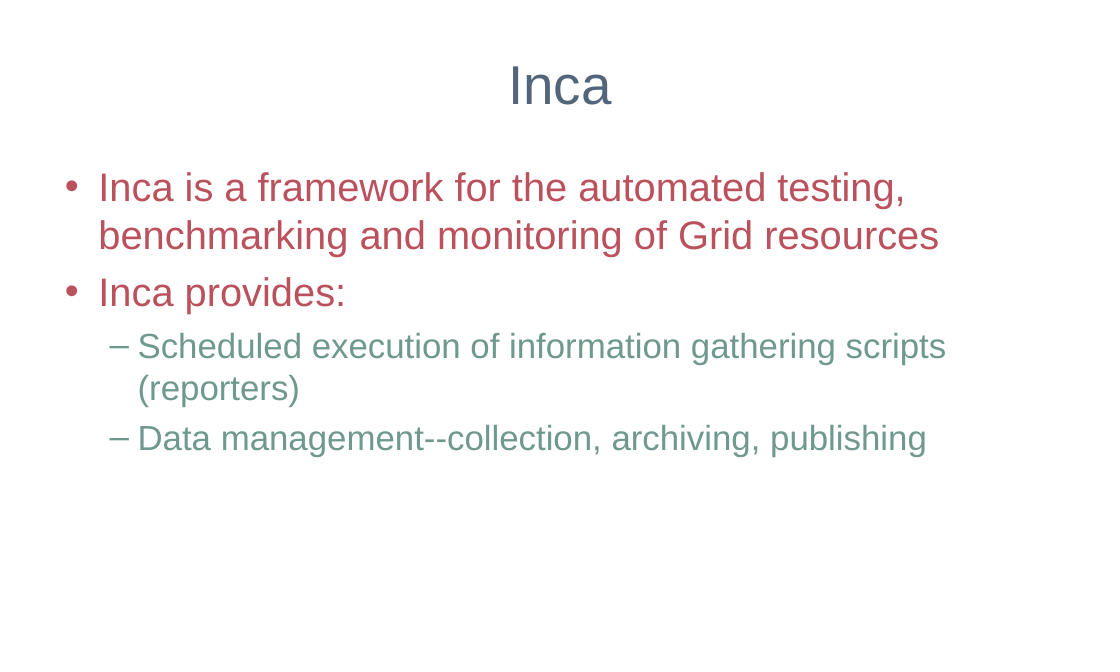
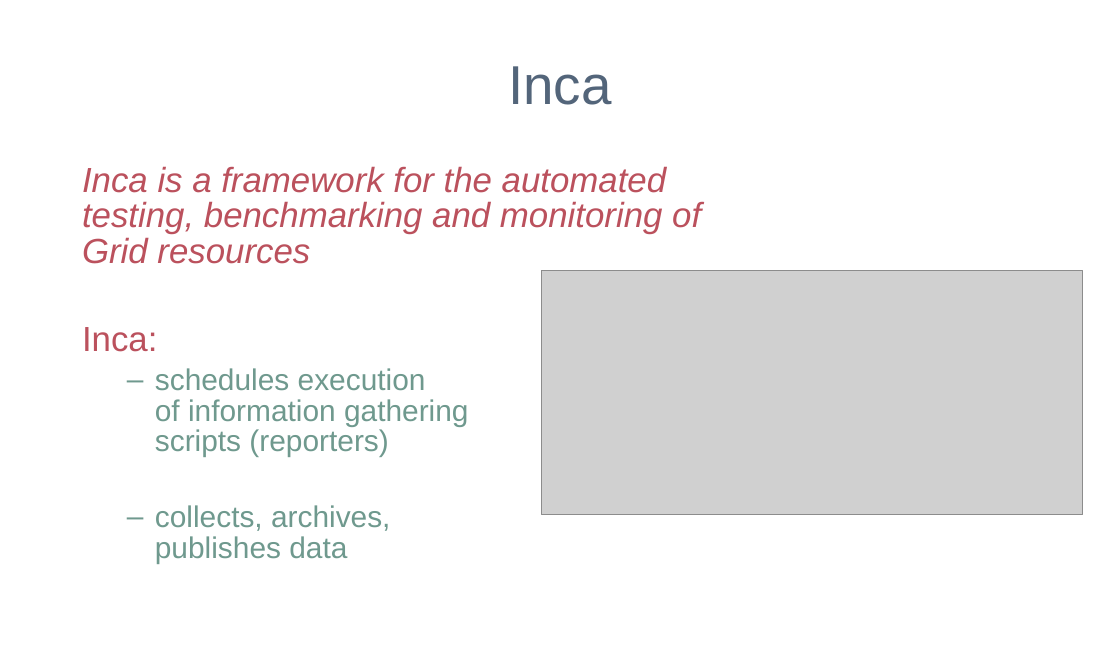
Before and after one commit to IncaProject/inca-xsede, a slide deck: slide 6 of talks/sc06/sc_06.ppt. Drawn at 1120x672 pixels with LibreOffice and Linux fonts; fonts in the diff are those of the drawing; grey boxes stand for pictures; background and template pictures are left out. Boxes give left, top, right and bottom in pixels: in the first picture for what was removed or moved away, otherwise in the second. Text is boxed around its words. In the diff, an @@ line names an element or a change of style, - is before the commit and + after.

Commit message:
Update TeraGrid slides and add a bit more information.

```diff
--- a/talks/sc06/sc_06.ppt
+++ b/talks/sc06/sc_06.ppt
@@ text "Inca is a framework for ...": place and size @@
-text "Inca is a framework for ..." at <box>98,172,947,457</box>
+text "Inca is a framework for ..." at <box>82,166,701,563</box>
@@ text at <box>82,166,701,264</box>: size 32 to 28 pt, italic on in "Inca is a framework for the automated ..."; bullet • to none; line spacing 1 to 0.85; less space between paragraphs @@
@@ picture added at <box>541,270,1082,514</box> @@
@@ text at <box>82,327,469,563</box>: text changed; size 28 to 24 pt @@
-• Inca provides:
-  – Scheduled execution of information gathering scripts (reporters)
-  – Data management--collection, archiving, publishing
+Inca:
+  – schedules execution
+    of information gathering
+    scripts (reporters)
+  – collects, archives,
+    publishes data
```
Also in this commit, not shown: 5 other slides changed, 7 slides added, 2 slides removed.
